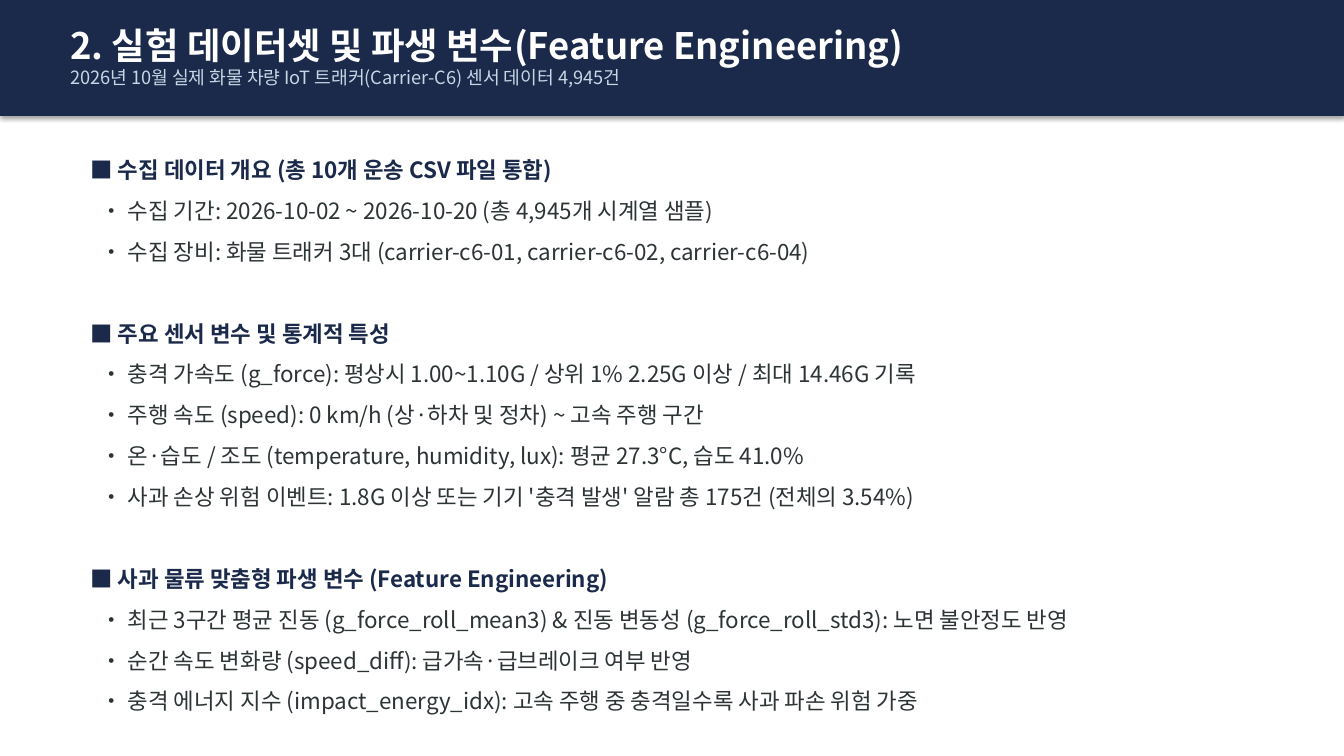
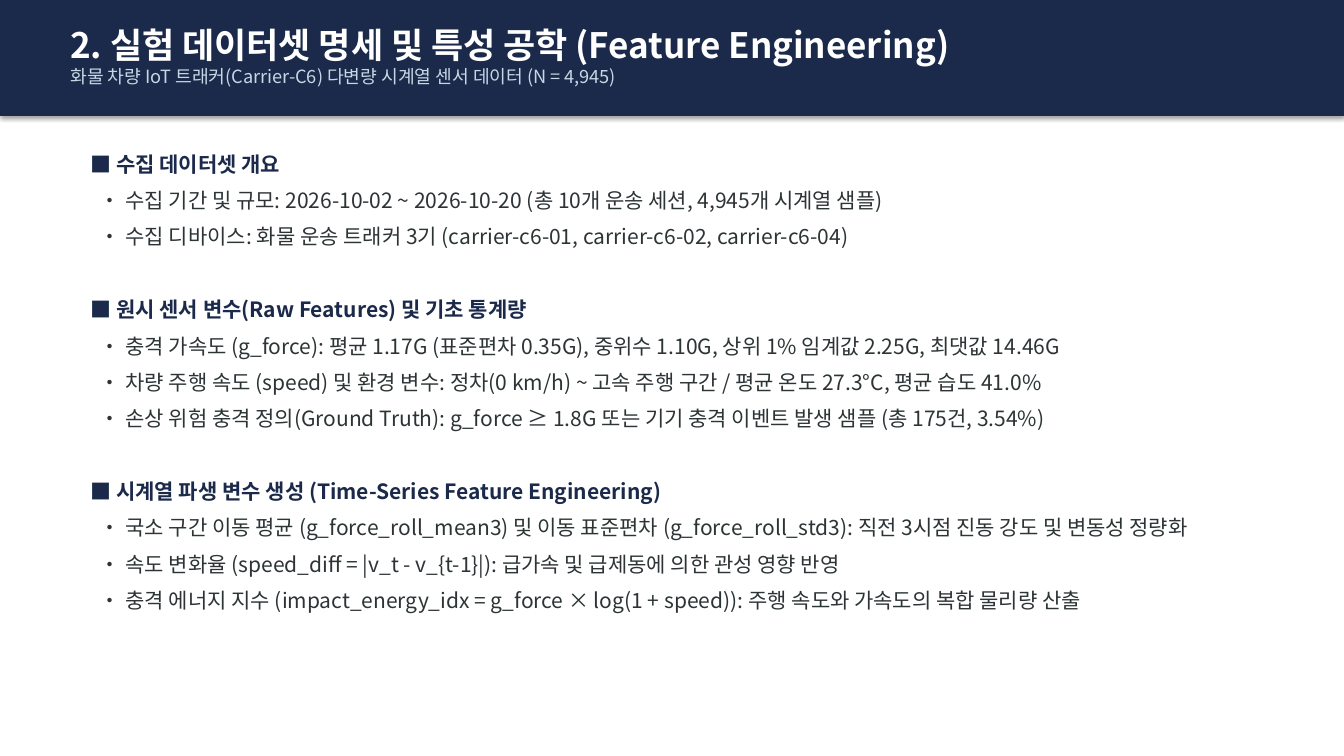
Before and after one commit to sungmin9910/prediction, a slide deck: slide 3 of 사과_운송_이상충격_예측_발표자료.pptx. Drawn at 1344x756 pixels with LibreOffice and Linux fonts; fonts in the diff are those of the drawing. Boxes give left, top, right and bottom in pixels: in the first picture for what was removed or moved away, otherwise in the second. Text is boxed around its words. In the diff, an @@ line names an element or a change of style, - is before the commit and + after.

```diff
--- a/사과_운송_이상충격_예측_발표자료.pptx
+++ b/사과_운송_이상충격_예측_발표자료.pptx
@@ text at [70, 28, 950, 87]: text changed @@
-2. 실험 데이터셋 및 파생 변수(Feature Engineering)
-2026년 10월 실제 화물 차량 IoT 트래커(Carrier-C6) 센서 데이터 4,945건
+2. 실험 데이터셋 명세 및 특성 공학 (Feature Engineering)
+화물 차량 IoT 트래커(Carrier-C6) 다변량 시계열 센서 데이터 (N = 4,945)
@@ text at [116, 154, 1188, 613]: text changed; size 16 to 15 pt @@
-■ 수집 데이터 개요 (총 10개 운송 CSV 파일 통합)
-• 수집 기간: 2026-10-02 ~ 2026-10-20 (총 4,945개 시계열 샘플)
-• 수집 장비: 화물 트래커 3대 (carrier-c6-01, carrier-c6-02, carrier-c6-04)
-■ 주요 센서 변수 및 통계적 특성
-• 충격 가속도 (g_force): 평상시 1.00~1.10G / 상위 1% 2.25G 이상 / 최대 14.46G 기록
-• 주행 속도 (speed): 0 km/h (상·하차 및 정차) ~ 고속 주행 구간
-• 온·습도 / 조도 (temperature, humidity, lux): 평균 27.3°C, 습도 41.0%
-• 사과 손상 위험 이벤트: 1.8G 이상 또는 기기 '충격 발생' 알람 총 175건 (전체의 3.54%)
-■ 사과 물류 맞춤형 파생 변수 (Feature Engineering)
-• 최근 3구간 평균 진동 (g_force_roll_mean3) & 진동 변동성 (g_force_roll_std3): 노면 불안정도 반영
-• 순간 속도 변화량 (speed_diff): 급가속·급브레이크 여부 반영
-• 충격 에너지 지수 (impact_energy_idx): 고속 주행 중 충격일수록 사과 파손 위험 가중
+■ 수집 데이터셋 개요
+• 수집 기간 및 규모: 2026-10-02 ~ 2026-10-20 (총 10개 운송 세션, 4,945개 시계열 샘플)
+• 수집 디바이스: 화물 운송 트래커 3기 (carrier-c6-01, carrier-c6-02, carrier-c6-04)
+■ 원시 센서 변수(Raw Features) 및 기초 통계량
+• 충격 가속도 (g_force): 평균 1.17G (표준편차 0.35G), 중위수 1.10G, 상위 1% 임계값 2.25G, 최댓값 14.46G
+• 차량 주행 속도 (speed) 및 환경 변수: 정차(0 km/h) ~ 고속 주행 구간 / 평균 온도 27.3°C, 평균 습도 41.0%
+• 손상 위험 충격 정의(Ground Truth): g_force ≥ 1.8G 또는 기기 충격 이벤트 발생 샘플 (총 175건, 3.54%)
+■ 시계열 파생 변수 생성 (Time-Series Feature Engineering)
+• 국소 구간 이동 평균 (g_force_roll_mean3) 및 이동 표준편차 (g_force_roll_std3): 직전 3시점 진동 강도 및 변동성 정량화
+• 속도 변화율 (speed_diff = |v_t - v_{t-1}|): 급가속 및 급제동에 의한 관성 영향 반영
+• 충격 에너지 지수 (impact_energy_idx = g_force × log(1 + speed)): 주행 속도와 가속도의 복합 물리량 산출
```
Also in this commit, not shown: 9 other slides changed, 1 other file.
